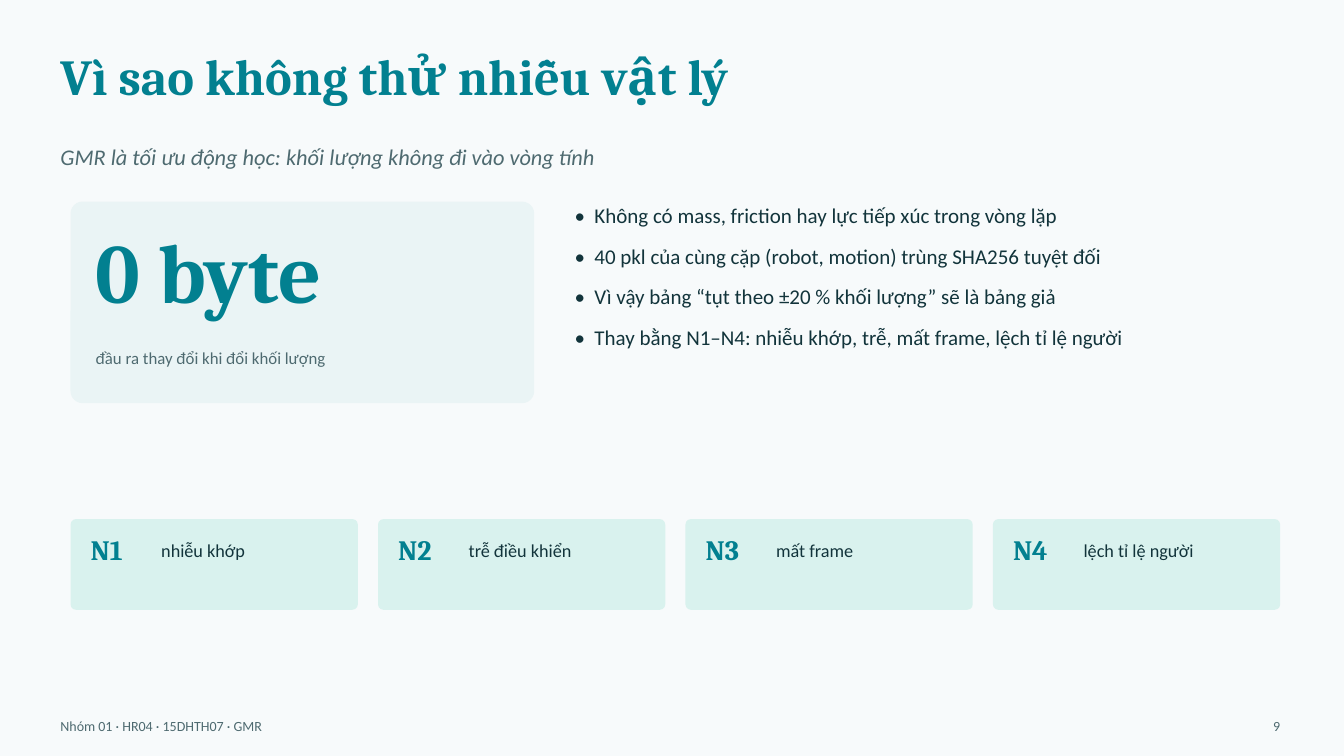
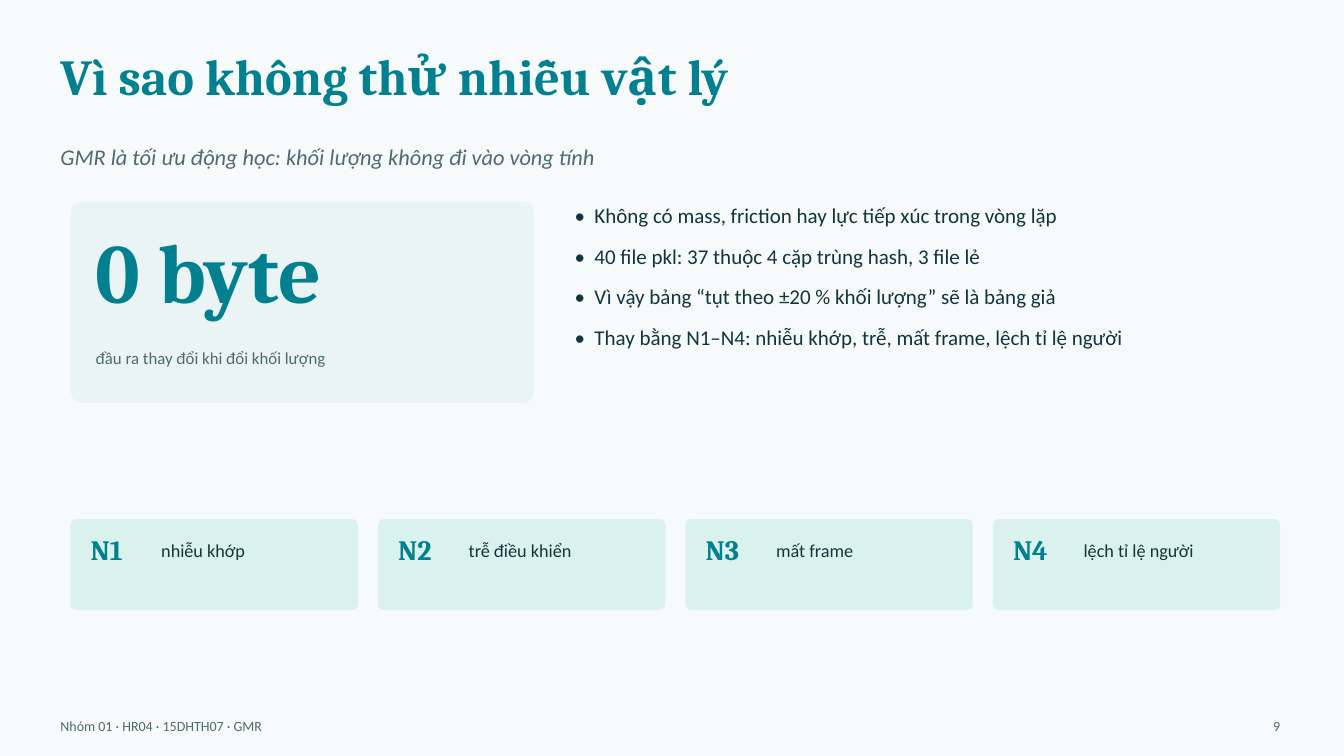
Before and after one commit to mtzwyu/GMR-Humanoid-Retargeting-Benchmark, a slide deck: slide 9 of report/slides.pptx. Drawn at 1344x756 pixels with LibreOffice and Linux fonts; fonts in the diff are those of the drawing. Boxes give left, top, right and bottom in pixels: in the first picture for what was removed or moved away, otherwise in the second. Text is boxed around its words. In the diff, an @@ line names an element or a change of style, - is before the commit and + after.

```diff
--- a/report/slides.pptx
+++ b/report/slides.pptx
@@ text at (594, 249, 980, 268): text changed @@
-• 40 pkl của cùng cặp (robot, motion) trùng SHA256 tuyệt đối
+• 40 file pkl: 37 thuộc 4 cặp trùng hash, 3 file lẻ
```
Also in this commit, not shown: 8 other slides changed, 11 other files.
